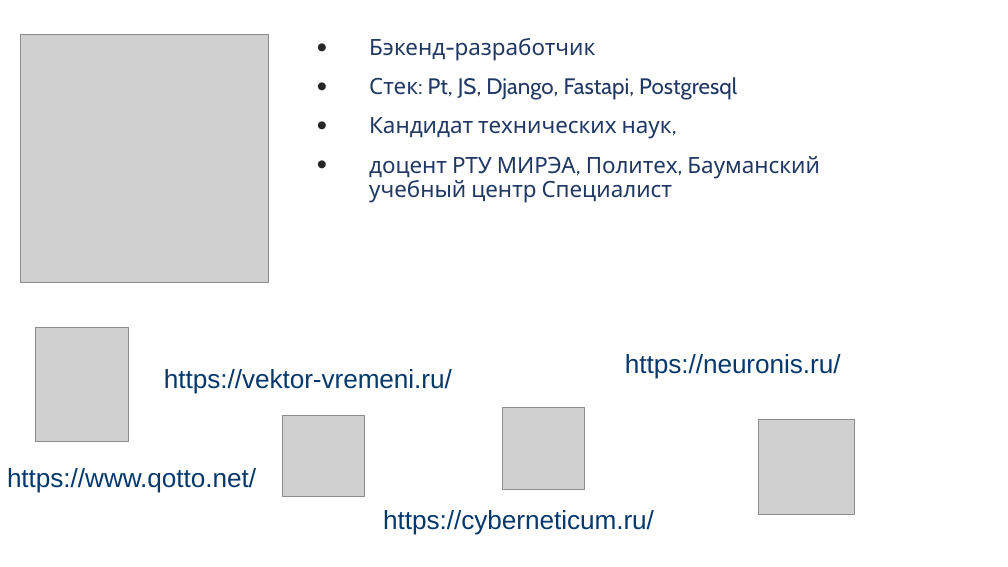
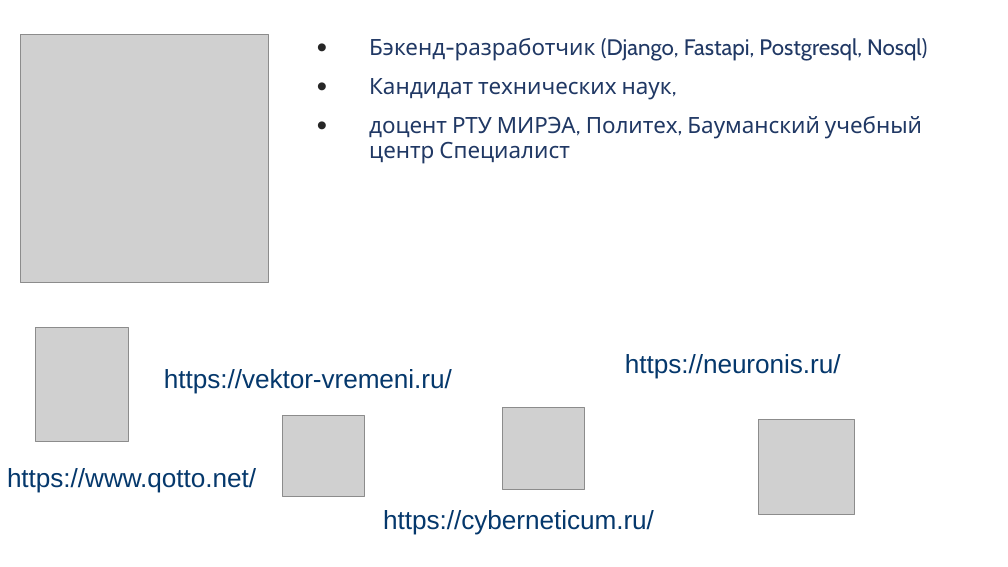
Before and after one commit to nesrv/PG-DEV, a slide deck: slide 2 of DEV-1-16/for_students/DAY-1/ppt/dev1_00.pptx. Drawn at 1008x567 pixels with LibreOffice and Linux fonts; fonts in the diff are those of the drawing; grey boxes stand for pictures. Boxes give left, top, right and bottom in pixels: in the first picture for what was removed or moved away, otherwise in the second. Text is boxed around its words. In the diff, an @@ line names an element or a change of style, - is before the commit and + after.

```diff
--- a/DEV-1-16/for_students/DAY-1/ppt/dev1_00.pptx
+++ b/DEV-1-16/for_students/DAY-1/ppt/dev1_00.pptx
@@ text at (x1=369, y1=38, x2=927, y2=61): text changed @@
-• Бэкенд-разработчик
-• Стек: Pt, JS, Django, Fastapi, Postgresql
+• Бэкенд-разработчик (Django, Fastapi, Postgresql, Nosql)
```
Also in this commit, not shown: 1 slide added, 1 slide removed.
